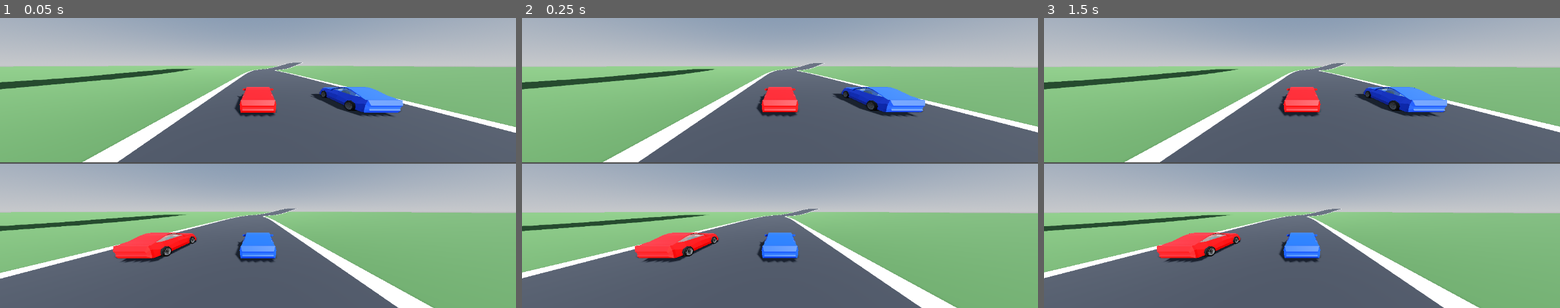
Above: before the commit, frames 1-3 (left to right).
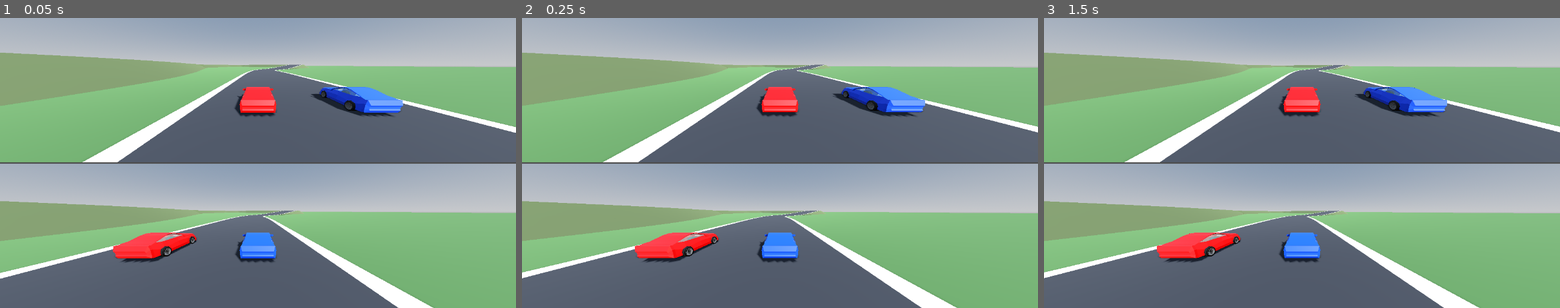
Above: after the commit, the same moments.

Repository: erte-del/2p-racing-game
Game: Godot game, scene res://scenes/main.tscn
Two runs of this game, one before a commit and one after it. Both use one fixed random seed, a clock stepped at 60 frames per second and the inputs below.
Inputs:
- Up to frame 1 (0.05 s): no input
- Up to frame 2 (0.25 s): no input
- Up to frame 3 (1.5 s): tap Enter at 1.25 s

The runs differ from the first frame. In frame 1, 7.7% of the frame differs, in the area x 0-60%, y 12-77%; in frame 2, 7.7%; in frame 3, 7.7%.

Commit message:
Stop descending sections being buried under the ground
The road was not being cut. The ground is one flat plane at y=0 covering
the map, so any part of a course that descended below it was buried: the
road disappeared under the grass and the cars drove over the top, which
looks exactly like the road stopping and resuming elsewhere. 31 of 45
courses were affected, the deepest by 17.6 m.

This arrived when descents were added; before that courses only ever
climbed, so nothing was ever below the ground to hide.

Each course is now lifted so its lowest point rests on the ground, and
raised sections are skirted down to it by a sloped embankment. The
embankment is a separate mesh with no collision, so driving off a raised
section drops the car onto the grass rather than running it into a wall.

Climbs are smaller too, five metres a piece and five either side of the
starting height, since without terrain a large rise is a mesa.

Co-Authored-By: Claude Opus 5 <noreply@anthropic.com>

Diff:
--- a/scenes/track/track.tscn
+++ b/scenes/track/track.tscn
@@ -12,3 +12,5 @@
 [node name="RoadBody" type="StaticBody3D" parent="."]
 
 [node name="Shape" type="CollisionShape3D" parent="RoadBody"]
+
+[node name="Embankment" type="MeshInstance3D" parent="."]
--- a/scripts/track.gd
+++ b/scripts/track.gd
@@ -20,6 +20,9 @@
 @export var kerb_width := 1.1
 ## Height of the start of the course above the ground plane.
 @export var road_height := 0.06
+## How far out the foot of an embankment sits per metre of height. Sloping it
+## reads as built-up ground; a vertical face reads as a cliff.
+@export var embankment_batter := 1.8
 
 @export_group("Shape")
 @export var min_course_length := 620.0
@@ -40,6 +43,7 @@
 @onready var _path: Path3D = $Path3D
 @onready var _road: MeshInstance3D = $Road
 @onready var _road_shape: CollisionShape3D = $RoadBody/Shape
+@onready var _embankment: MeshInstance3D = $Embankment
 
 var _layout: TrackLayout
 ## Cross-sections of the finished road.
@@ -49,6 +53,7 @@
 
 var _asphalt: StandardMaterial3D
 var _kerb: StandardMaterial3D
+var _earth: StandardMaterial3D
 
 
 func _ready() -> void:
@@ -123,6 +128,7 @@
 	_adopt(layout)
 	_build_curve()
 	_build_road()
+	_build_embankment()
 	regenerated.emit()
 
 
@@ -219,6 +225,46 @@
 		st.add_vertex(corner[0])
 
 
+## Skirt the raised parts of the road down to the ground, so a climb reads as
+## an embankment instead of a ribbon floating over the grass.
+##
+## This carries no collision on purpose: driving off the edge of a raised
+## section should drop the car onto the grass, not run it into a wall.
+func _build_embankment() -> void:
+	var count := _points.size()
+	var st := SurfaceTool.new()
+	st.begin(Mesh.PRIMITIVE_TRIANGLES)
+	var any := false
+
+	for i in count - 1:
+		var j := i + 1
+		# Only where the road actually stands above the ground.
+		if _points[i].y < 0.15 and _points[j].y < 0.15:
+			continue
+		any = true
+		var edge_i := _half_widths[i] + kerb_width
+		var edge_j := _half_widths[j] + kerb_width
+		for side: float in [-1.0, 1.0]:
+			var out_i := _rights[i] * side
+			var out_j := _rights[j] * side
+			var top_a := _points[i] + out_i * edge_i
+			var top_b := _points[j] + out_j * edge_j
+			# Splay the foot outwards in proportion to the height.
+			var foot_a := (top_a + out_i * top_a.y * embankment_batter)
+			var foot_b := (top_b + out_j * top_b.y * embankment_batter)
+			foot_a.y = 0.0
+			foot_b.y = 0.0
+			for v in [top_a, foot_a, top_b, foot_a, foot_b, top_b]:
+				st.add_vertex(v)
+
+	if not any:
+		_embankment.mesh = null
+		return
+	st.generate_normals()
+	_embankment.mesh = st.commit()
+	_embankment.set_surface_override_material(0, _earth)
+
+
 # --- materials ---------------------------------------------------------
 
 func _build_materials() -> void:
@@ -229,3 +275,10 @@
 	_kerb = StandardMaterial3D.new()
 	_kerb.albedo_color = Color(0.85, 0.85, 0.87)
 	_kerb.roughness = 0.8
+
+	_earth = StandardMaterial3D.new()
+	_earth.albedo_color = Color(0.28, 0.33, 0.20)
+	_earth.roughness = 1.0
+	# Two-sided: the skirt is a single sheet, and which way each quad faces
+	# depends on the side of the road and the direction of travel.
+	_earth.cull_mode = BaseMaterial3D.CULL_DISABLED
--- a/scripts/track_layout.gd
+++ b/scripts/track_layout.gd
@@ -55,8 +55,11 @@
 var narrow_radius := 22.0
 ## Corners at or above this radius get the full width.
 var wide_radius := 55.0
-var max_climb := 9.0             ## metres of rise on a single climb piece
-var height_limit := 18.0         ## how far above or below the start it may go
+var max_climb := 5.0             ## metres of rise on a single climb piece
+## How far above or below its starting height the course may wander. The
+## whole course is lifted so its lowest point rests on the ground, so this
+## also sets how high the tallest embankment ends up.
+var height_limit := 5.0
 ## Metres the course must keep from itself. The road is at most 18.2 m wide
 ## across both kerbs, so anything above that stops two passes touching; the
 ## margin above it is what decides how tightly the course may double back.
@@ -201,8 +204,13 @@
 	half_widths.append(pieces[-1].half_width if not pieces.is_empty() else wide_half_width)
 
 
-## Shift the whole course so it sits centred on the world origin, keeping it
-## on the ground plane wherever it happened to wander.
+## Shift the whole course so it sits centred on the world origin and never
+## dips below the ground.
+##
+## The ground is one flat plane, so a descending section does not cut into a
+## hillside, it is simply buried: the road disappears under the grass and the
+## cars drive over the top of it. Lifting the lowest point of the course to
+## ground level keeps every part of it visible.
 func _centre() -> void:
 	if points.is_empty():
 		return
@@ -211,8 +219,7 @@
 	for p in points:
 		lo = Vector3(minf(lo.x, p.x), minf(lo.y, p.y), minf(lo.z, p.z))
 		hi = Vector3(maxf(hi.x, p.x), maxf(hi.y, p.y), maxf(hi.z, p.z))
-	# Centre horizontally; leave heights alone so the start stays at zero.
-	var shift := Vector3((lo.x + hi.x) * -0.5, 0.0, (lo.z + hi.z) * -0.5)
+	var shift := Vector3((lo.x + hi.x) * -0.5, -lo.y, (lo.z + hi.z) * -0.5)
 	for i in points.size():
 		points[i] = points[i] + shift
 
Not shown, changed: README.md
